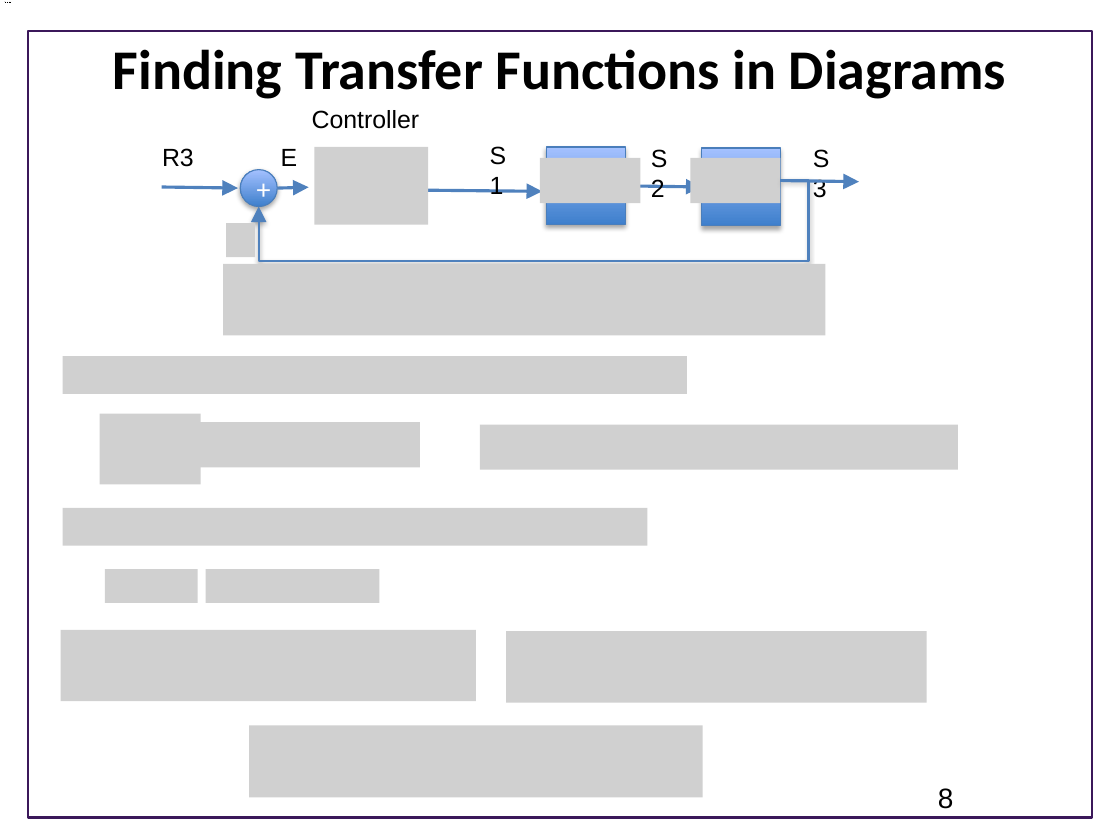
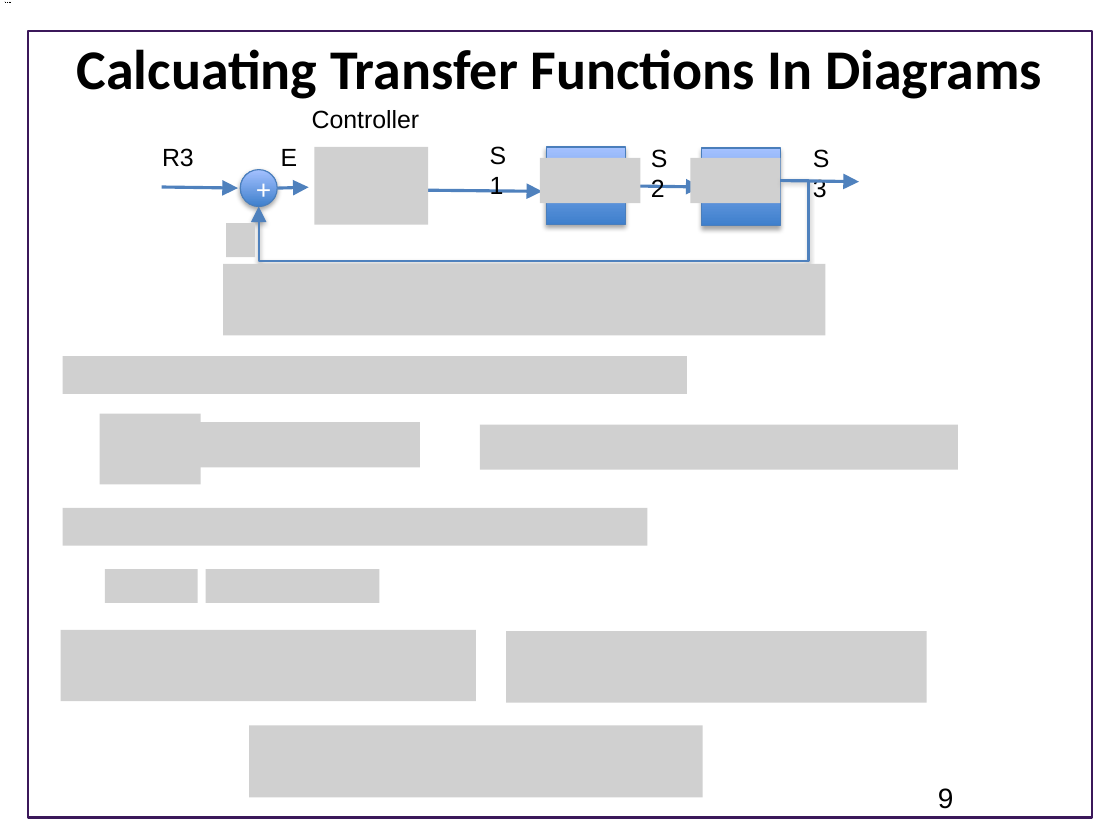
Before and after one commit to joseph-hellerstein/advanced-controls-lectures, a slide deck: slide 9 of Lecture_13-Building-Systems-From-Other-Systems/Building-Systems-From-Other-Systems.pptx (slide 8 before the commit). Drawn at 1120x840 pixels with LibreOffice and Linux fonts; fonts in the diff are those of the drawing; grey boxes stand for pictures; background and template pictures are left out. Boxes give left, top, right and bottom in pixels: in the first picture for what was removed or moved away, otherwise in the second. Text is boxed around its words. In the diff, an @@ line names an element or a change of style, - is before the commit and + after.

```diff
--- a/Lecture_13-Building-Systems-From-Other-Systems/Building-Systems-From-Other-Systems.pptx
+++ b/Lecture_13-Building-Systems-From-Other-Systems/Building-Systems-From-Other-Systems.pptx
@@ title at (x1=77, y1=49, x2=1042, y2=99): text changed @@
-Finding Transfer Functions in Diagrams
+Calcuating Transfer Functions In Diagrams
@@ page number at (x1=938, y1=788, x2=954, y2=809): text changed @@
-8
+9
```
Also in this commit, not shown: 1 other slide changed, 1 slide added, 1 other file.
